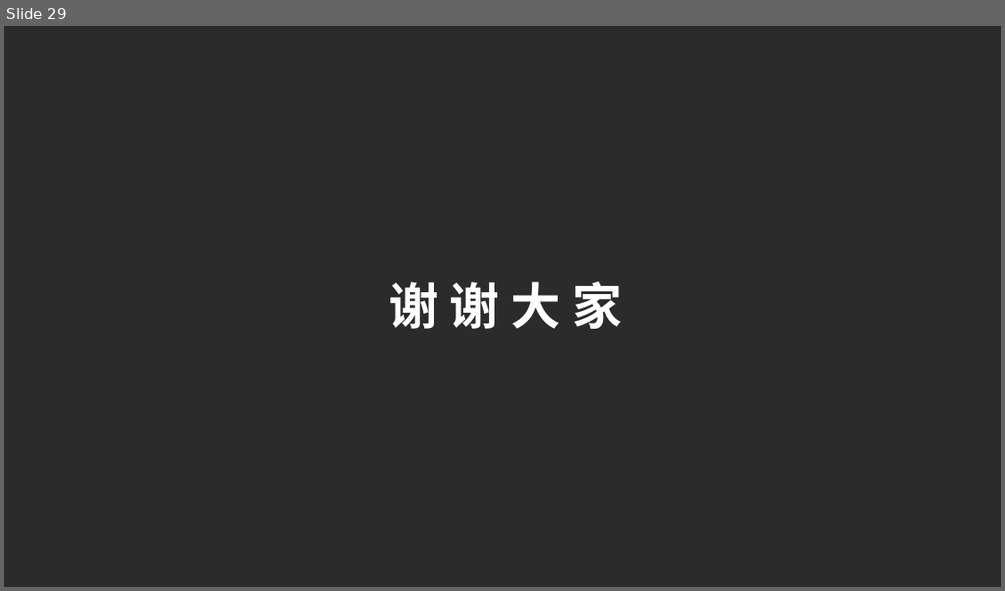
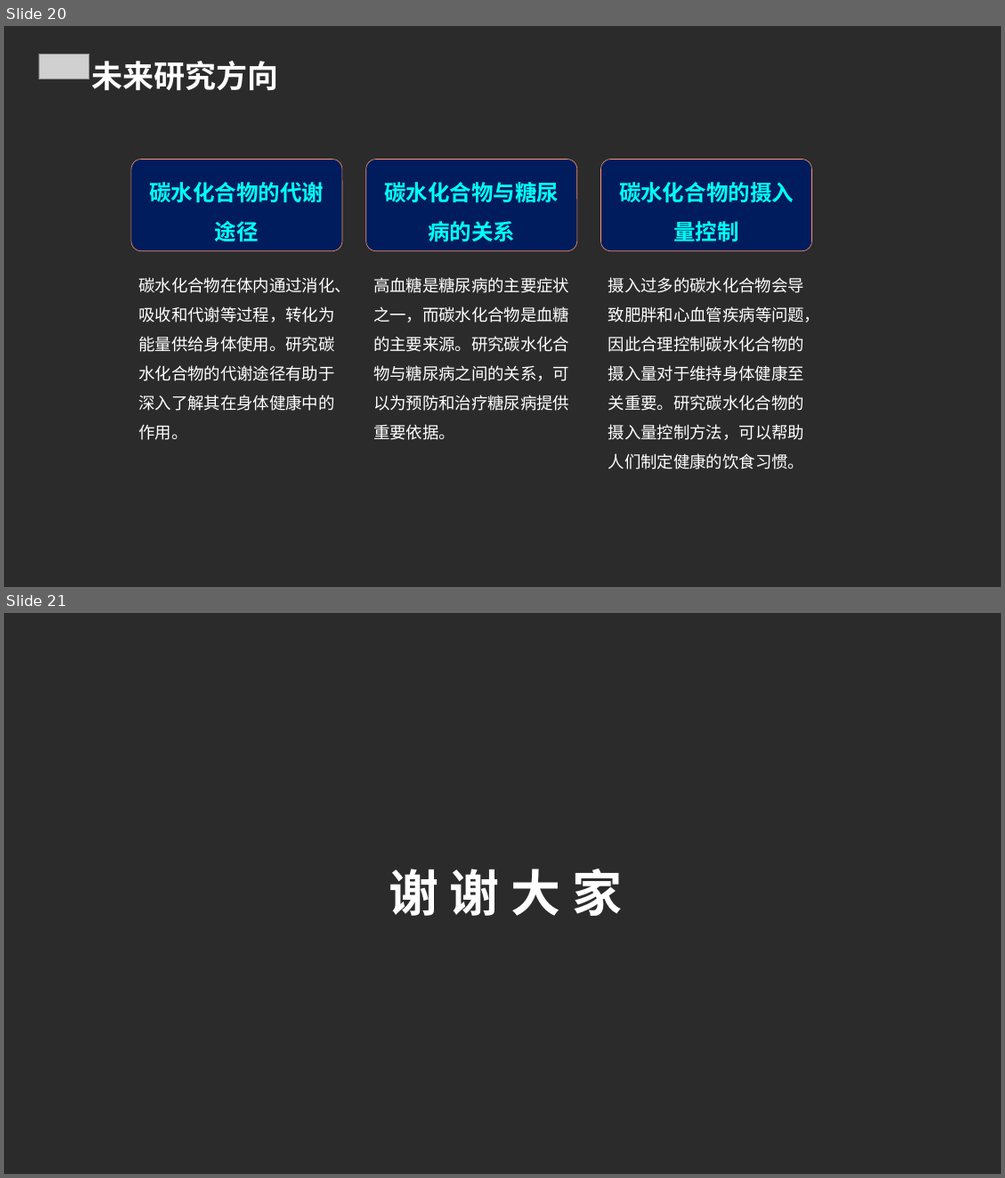
Before and after one commit to FlashLizard/Intelligent_Learning_Platform, a slide deck: src/generate_ppt/generate_ppt/ppttmp.ppt. Shown one above the other, each under a label of ours: slide 29 before the commit, slides 20 and 21 after it. The pictures are 1005x591 and 1005x1178 pixels, drawn with LibreOffice and Linux fonts; fonts in the diff are those of the drawing; grey boxes stand for pictures; background and template pictures are left out; a plain dark background stands for a picture behind light text. Boxes give left, top, right and bottom in pixels: in the first picture for what was removed or moved away, otherwise in the second. Text is boxed around its words. In the diff, an @@ line names an element or a change of style, - is before the commit and + after.

```diff
--- a/src/generate_ppt/generate_ppt/ppttmp.ppt
+++ b/src/generate_ppt/generate_ppt/ppttmp.ppt
@@ slide 20 added at (4,26,1001,587), background picture (left out) @@
@@ picture added at (39,54,89,79) @@
@@ text added at (92,61,279,90), 30 pt, text #FFFFFF, bold @@
+未来研究方向
@@ rounded rectangle added at (131,160,342,251), fill #001C5C, outline #FE9471 0.5 pt, 21 pt, text #00FFF8, bold @@
+碳水化合物的代谢途径
@@ rounded rectangle added at (366,160,577,251), fill #001C5C, outline #FE9471 0.5 pt, 21 pt, text #00FFF8, bold @@
+碳水化合物与糖尿病的关系
@@ rounded rectangle added at (600,160,811,251), fill #001C5C, outline #FE9471 0.5 pt, 21 pt, text #00FFF8, bold @@
+碳水化合物的摄入量控制
@@ text added at (138,277,350,440), 15.8 pt, text #FFFFFF @@
+碳水化合物在体内通过消化、吸收和代谢等过程，转化为能量供给身体使用。研究碳水化合物的代谢途径有助于深入了解其在身体健康中的作用。
@@ text added at (373,277,569,440), 15.8 pt, text #FFFFFF @@
+高血糖是糖尿病的主要症状之一，而碳水化合物是血糖的主要来源。研究碳水化合物与糖尿病之间的关系，可以为预防和治疗糖尿病提供重要依据。
@@ text added at (608,277,820,469), 15.8 pt, text #FFFFFF @@
+摄入过多的碳水化合物会导致肥胖和心血管疾病等问题，因此合理控制碳水化合物的摄入量对于维持身体健康至关重要。研究碳水化合物的摄入量控制方法，可以帮助人们制定健康的饮食习惯。
@@ what was slide 29 is now slide 21 @@
```
Also in this commit, not shown: 5 slides changed, 14 other slides added, 23 slides removed, 9 other files.
